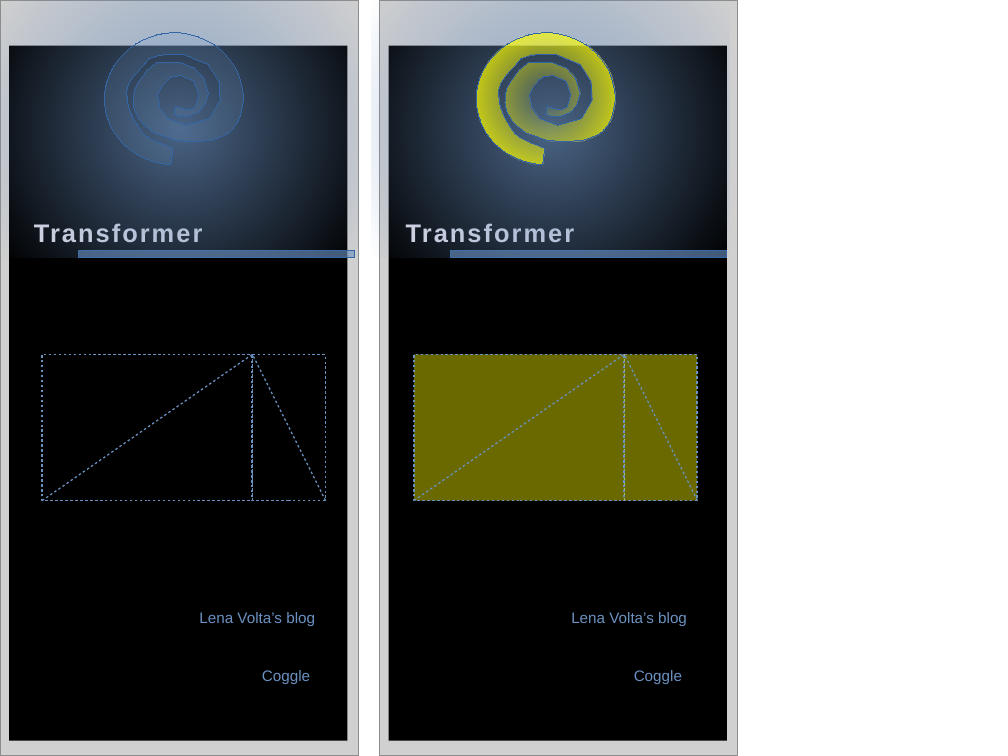
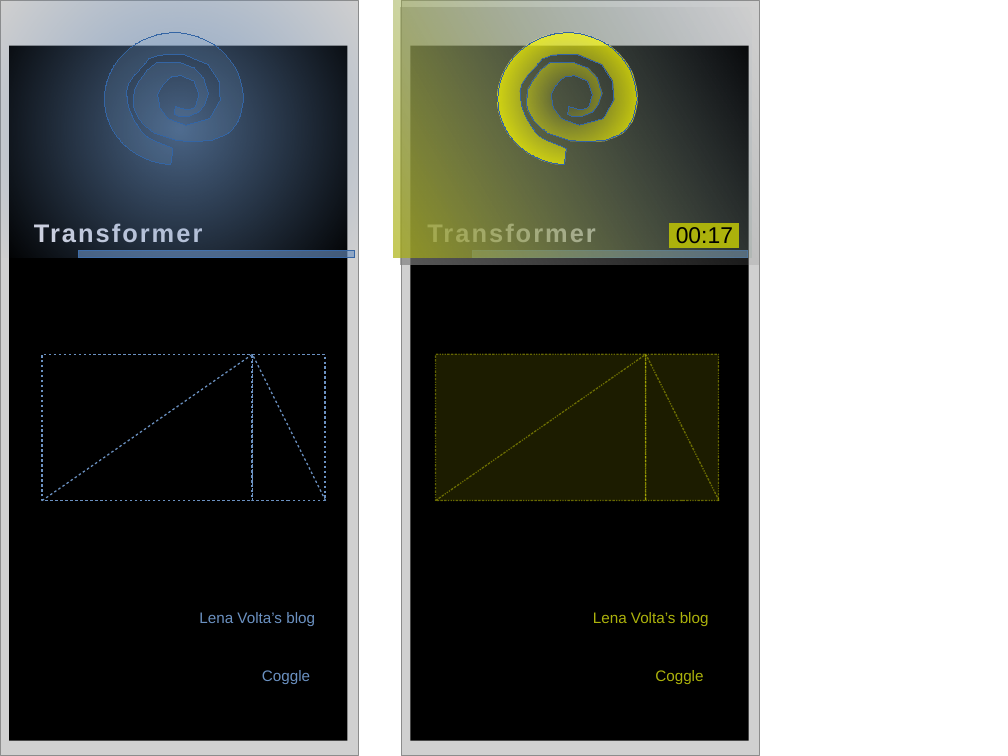
Before and after one commit to roblebob/UltradianX, a slide deck: slide 3 of proposal/ui mocks.odp. Drawn at 1008x756 pixels with LibreOffice and Linux fonts; fonts in the diff are those of the drawing; grey boxes stand for pictures. Boxes give left, top, right and bottom in pixels: in the first picture for what was removed or moved away, otherwise in the second. Text is boxed around its words. In the diff, an @@ line names an element or a change of style, - is before the commit and + after.

```diff
--- a/proposal/ui mocks.odp
+++ b/proposal/ui mocks.odp
@@ rectangle at [393,0,751,257]: fill gradient #6B91C1 to gradient #6B91C1 to #ACB20C; shadow on @@
@@ text added at [676,227,733,249], 18 pt, text #000000 @@
+00:17
@@ rectangle at [435,355,646,501]: fill #FFFF00 at 41% opacity to #FFFF00 at 11% opacity; outline #6B91C1 0.99 pt to #E6E905 0.99 pt @@
@@ line (435, 501) - (646, 355): stroke #6B91C1 0.99 pt to #E6E905 0.99 pt @@
@@ 5 rectangles, 3 texts, 2 lines, 1 picture, 1 freeform shape: place and size @@
-5 rectangles, 3 texts, 2 lines, 1 picture, 1 freeform shape at [372,0,737,756]
+5 rectangles, 3 texts, 2 lines, 1 picture, 1 freeform shape at [393,0,759,756]
@@ rectangle at [646,355,719,501]: fill #FFFF00 at 41% opacity to #FFFF00 at 11% opacity; outline #6B91C1 0.99 pt to #E6E905 0.99 pt @@
@@ line (719, 501) - (646, 355): stroke #6B91C1 0.99 pt to #E6E905 0.99 pt @@
@@ text "Lena Volta’s blog" at [593,612,709,626]: text colour #6B91C1 to #ACB20C @@
@@ text "Coggle" at [655,670,703,684]: text colour #6B91C1 to #ACB20C @@
```
Also in this commit, not shown: 1 other file.
